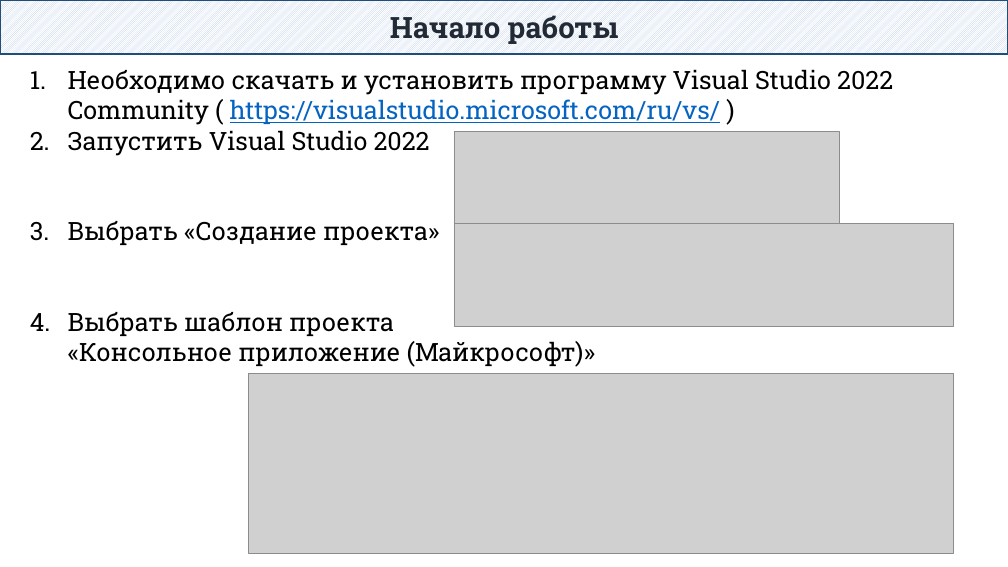
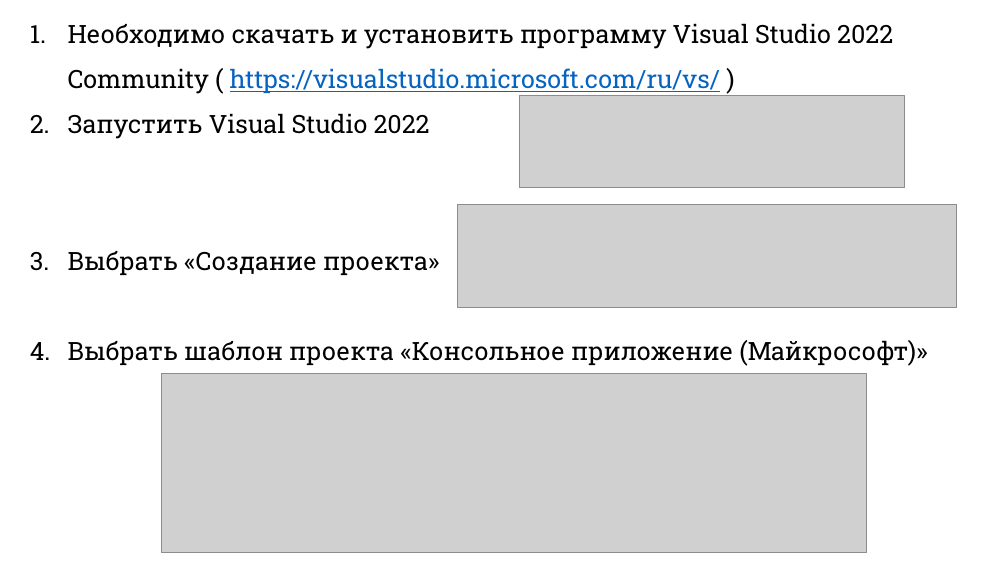
Before and after one commit to DaniilKlyukin/ITiP-1, a slide deck: slide 21 of Лекции/ИТиП лек 1.pptx (slide 12 before the commit). Drawn at 1008x567 pixels with LibreOffice and Linux fonts; fonts in the diff are those of the drawing; grey boxes stand for pictures. Boxes give left, top, right and bottom in pixels: in the first picture for what was removed or moved away, otherwise in the second. Text is boxed around its words. In the diff, an @@ line names an element or a change of style, - is before the commit and + after.

```diff
--- a/Лекции/ИТиП лек 1.pptx
+++ b/Лекции/ИТиП лек 1.pptx
@@ text "Необходимо скачать и установить программу ...": place and size @@
-text "Необходимо скачать и установить программу ..." at box(68, 69, 893, 367)
+text "Необходимо скачать и установить программу ..." at box(68, 23, 927, 366)
@@ text "Необходимо скачать и установить программу ..." at box(68, 23, 927, 366): line spacing 1 to 1.5 @@
@@ rectangle removed at box(0, 0, 1008, 54) @@
-Начало работы
@@ picture: place and size @@
-picture at box(454, 132, 839, 224)
+picture at box(520, 96, 904, 188)
@@ picture: place and size @@
-picture at box(454, 223, 954, 326)
+picture at box(458, 204, 957, 307)
@@ picture: place and size @@
-picture at box(249, 374, 954, 553)
+picture at box(162, 374, 867, 553)
```
Also in this commit, not shown: 12 other slides changed, 13 slides added, 12 other files.
